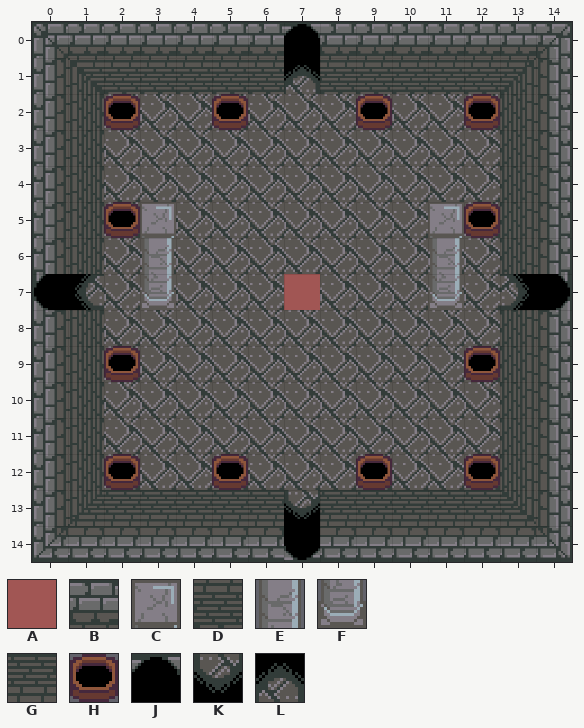
Tiled map: assets/data/rooms/2.tmx. The picture above was drawn from the file before the commit.
Cells are 64x64 px. Shown: x 0..14, y 0..14.
Key: from "placeholder": A 1 "player"; from "tiles": B 1 "wall", C 5 "foreground", D 8 "wall", E 11 "foreground", F 17 "pillar", G 20 "wall", H 30 "torch", J 49 "wall", K 52 "door", L 55 "door".
_ is an empty cell.
Layers that did not change in this view are not listed.
Layer "Tile Layer 2" before, first column x 2:
 0 BBBBBJBBBB
 1 DDDDDLDDDD
 2 H__H___H__
 3 __________
 4 __________
 5 HC_______C
 6 _E_______E
 7 _F___A___F
 8 __________
 9 H_________
10 __________
11 __________
12 H__H___H__
13 GGGGGKGGGG
Once edited:
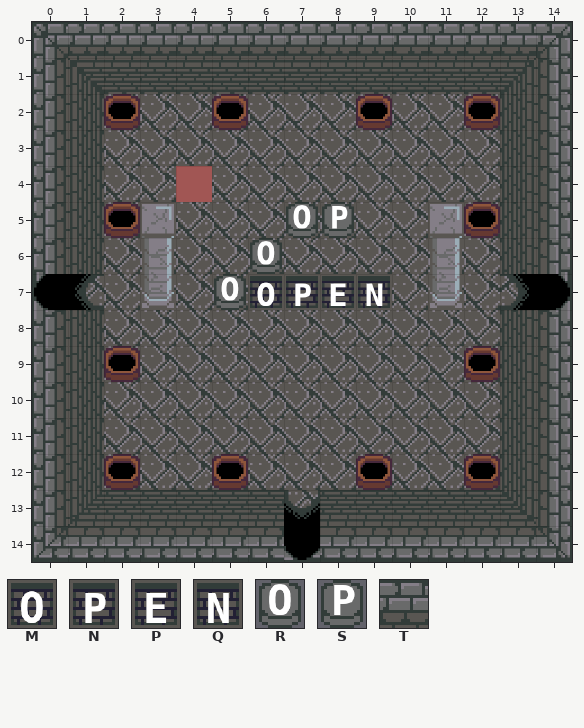
Further tiles: from "magic-blocks": M 0 "magic-hole", N 1 "magic-hole", P 2 "magic-hole", Q 3 "magic-hole", R 4 "magic-block", S 5 "magic-block"; from "tiles": T 2 "wall".
The author wrote: added magic blocks
From old to new:
Layer "Tile Layer 2":
Tile A now appears in row 4 at x 4.
The author changed tile L to tile D in row 1 at x 7.
Tile M now appears in row 7 at x 6.
The author changed tile A to tile N in row 7 at x 7.
Tile P now appears in row 7 at x 8.
Tile Q now appears in row 7 at x 9.
Tile R now appears in row 5 at x 7; in row 6 at x 6; in row 7 at x 5.
Tile S now appears in row 5 at x 8.
The author changed tile J to tile T in row 0 at x 7.
Changed places in both pictures, as pixel boxes (x1, y1, x2, y2):
changed: (284, 24, 320, 94)
added: (176, 166, 212, 202)
changed: (214, 202, 392, 310)
